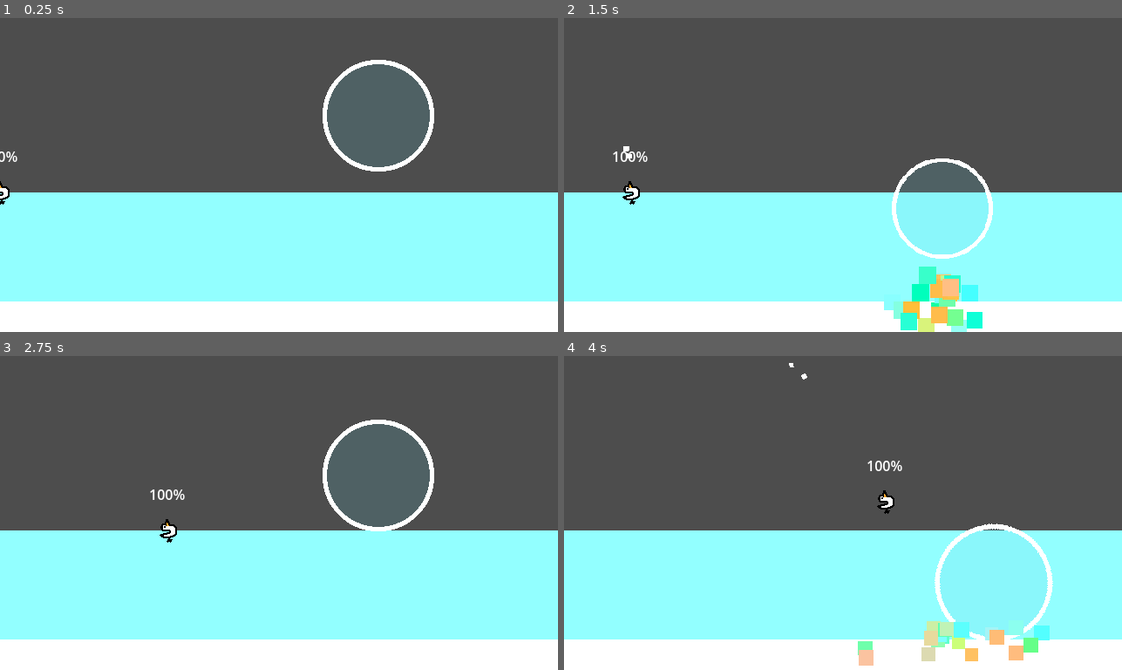
Above: before the commit, frames 1-4 (two rows, left to right).
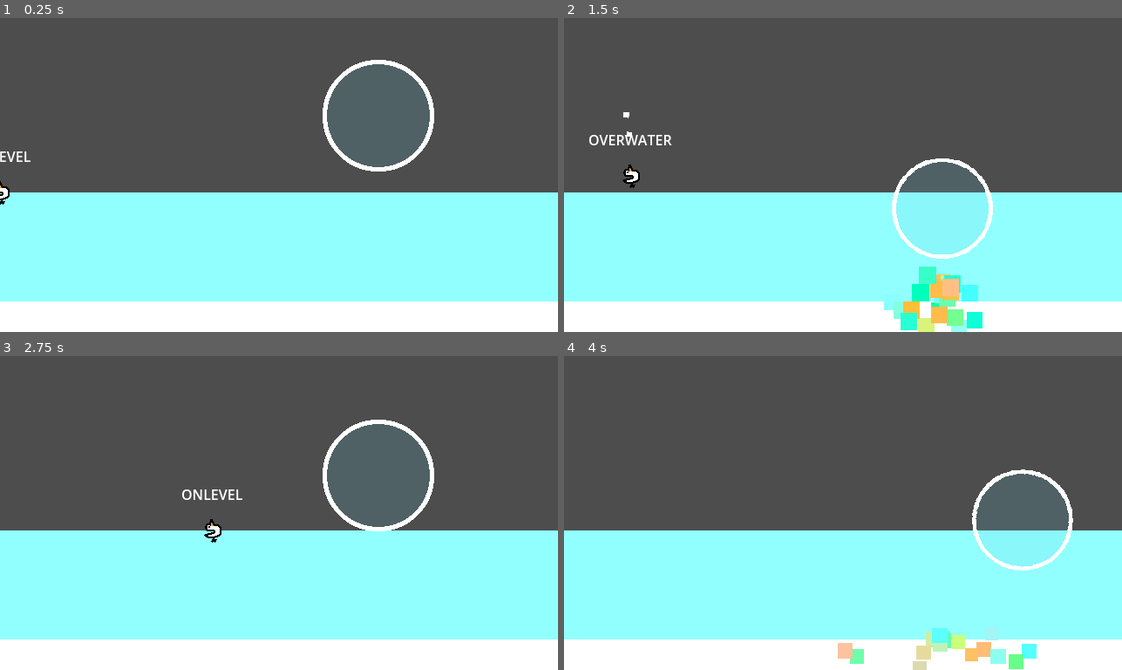
Above: after the commit, the same moments.

Repository: ron0studios/Global-Game-Jam-2025
Game: Godot game, scene res://objects/sandbox.tscn
Same seed, same stepped clock (60 frames per second), same inputs: the game is played once before the commit and once after it. The engine's default icon, where the game draws it, is replaced by a stand-in: a white triangle on a blue panel in a dark square.
Inputs (mouse positions are in pixels of both pictures, inside the frame that each line leads up to):
- Up to frame 1 (0.25 s): no input
- Up to frame 2 (1.5 s): move the mouse to (965, 159) at 0.52 s; hold Right (ui_right) 0.53-1.28 s; tap W (jump) at 0.6, 0.77, 1.07 s; move the mouse to (731, 190) at 1.27 s; hold Down (ui_down) from 1.28 s (still down); tap Space (blow) at 1.35 s
- Up to frame 3 (2.75 s): tap W (jump) at 1.52, 1.55, 1.82, 2.1 s; move the mouse to (334, 443) at 2.02 s; release Down (ui_down) at 2.03 s; hold Right (ui_right) from 2.03 s (still down)
- Up to frame 4 (4 s): move the mouse to (815, 575) at 2.77 s; release Right (ui_right) at 2.78 s; hold Up (ui_up) 2.78-3.53 s; tap Space (blow) at 2.85 s; tap W (jump) at 3.02, 3.05, 3.32, 3.6, 3.77 s; move the mouse to (1010, 560) at 3.52 s; hold Left (ui_left) from 3.53 s (still down)

The runs differ from the first frame. In frame 1, 0.1% of the frame differs, in the area x 0-6%, y 42-46%; in frame 2, 0.7%; in frame 3, 0.5%; in frame 4, 3.8%, in the area x 40-92%, y 2-100%.

Commit message:
player movement got pretty good

Diff:
--- a/player.gd
+++ b/player.gd
@@ -5,8 +5,8 @@
 const ACCEL = 1000
 const DECEL = 300
 const MAX_SPD = 200
-const GRAV = 400
-const BUOYANCY = 500
+const GRAV = 1000
+const BUOYANCY = 1500
 var fall_factor = 1
 var force
 
@@ -37,20 +37,28 @@
 					velocity.x = min(0, velocity.x + DECEL*delta)
 			if Input.is_action_just_pressed("jump"):
 				state = states.OVERWATER
-				velocity.y = -200
+				velocity.y = -400
+				position.y -= 10
 		states.OVERWATER:
-			velocity.y += GRAV * delta
-			if position.y < Global.water_level:
+			print("HUH")
+			if -50 < velocity.y and velocity.y < 50:
+				velocity.y += GRAV/2 * delta
+			else:
+				velocity.y += GRAV * delta
+			if position.y > Global.water_level:
 				state = states.UNDERWATER
 		states.UNDERWATER:
-			velocity.y += BUOYANCY * delta
-			if position.y > Global.water_level:
+			velocity.y -= BUOYANCY * delta
+			if position.y + velocity.y*delta < Global.water_level:
 				state = states.ONLEVEL
+				position.y = Global.water_level
+				velocity.y = 0
 
 
 	handle_blowing(delta)
 
 	move_and_slide()
+	$Label.text = states.keys()[state]
 
 
 
